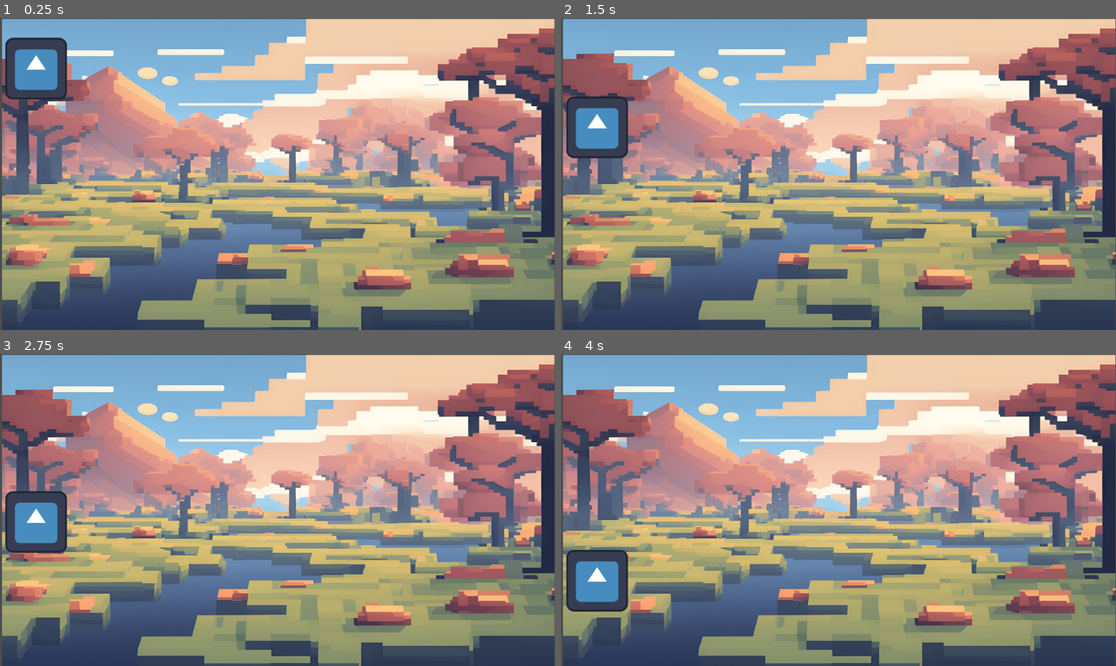
Above: before the commit, frames 1-4 (two rows, left to right).
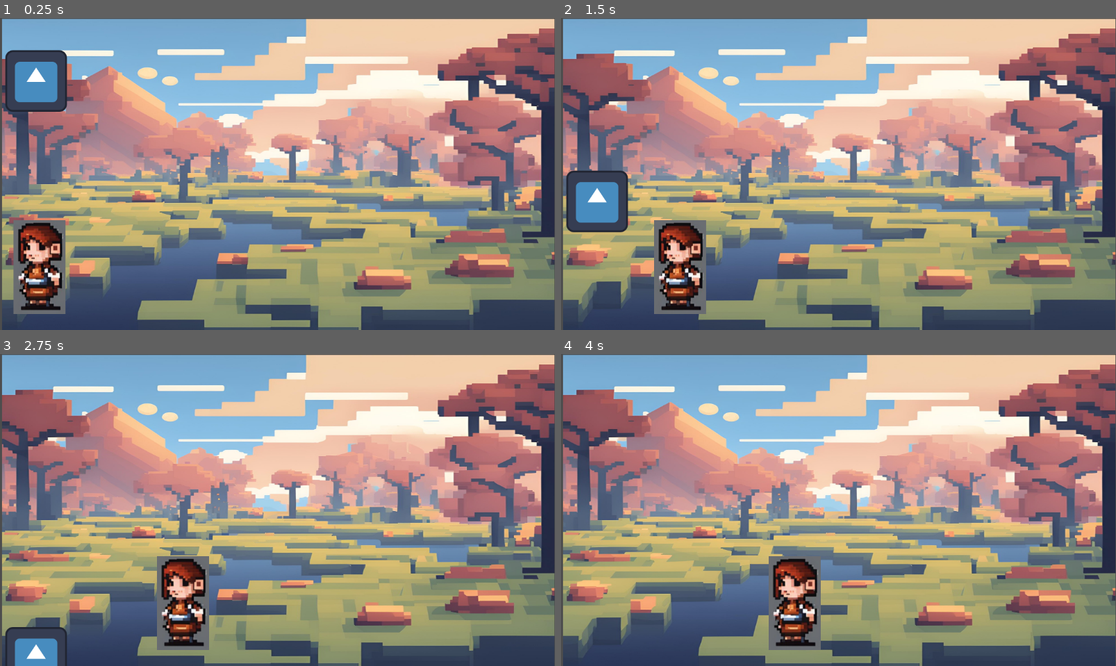
Above: after the commit, the same moments.

Repository: Kendzeyyyy/Godot-project
Game: Godot game, scene res://main.tscn
The game is run twice, just before and just after one commit, with the same random seed, the same clock (stepped at 60 frames per second) and the same inputs. The engine's default icon, where the game draws it, is replaced by a stand-in: a white triangle on a blue panel in a dark square.
Inputs:
- Up to frame 1 (0.25 s): no input
- Up to frame 2 (1.5 s): hold Right (ui_right) 0.53-1.28 s; hold Left (ui_left) from 1.28 s (still down)
- Up to frame 3 (2.75 s): release Left (ui_left) at 2.03 s; hold Right (ui_right) from 2.03 s (still down)
- Up to frame 4 (4 s): release Right (ui_right) at 3.53 s; hold Left (ui_left) from 3.53 s (still down)

The runs differ from the first frame. In frame 1, 4.2% of the frame differs, in the area x 0-13%, y 6-95%; in frame 2, 7.0%, in the area x 0-27%, y 25-95%; in frame 3, 5.9%; in frame 4, 4.9%.
Error before the commit: Parse Error: Unexpected "Identifier" in class body. (res://Main.gd:5)

Commit message:
Upgraded collision

Diff:
--- a/amazing-ai-godot-project/Obstacle.gd
+++ b/amazing-ai-godot-project/Obstacle.gd
@@ -1,9 +1,18 @@
-extends Node2D
+extends CharacterBody2D
 
-var speed = 200
+@export var speed: float = 200.0  # Speed of the falling obstacle
 
-func _process(delta):
-	position.y += speed * delta
+func _process(delta: float) -> void:
+	# Move the obstacle downwards
+	var velocity2 = Vector2(0, speed * delta)
 
+	# Move and detect collisions
+	var collision = move_and_collide(velocity2)
+
+	# Log if a collision occurs
+	if collision:
+		print("Obstacle collided with: ", collision.get_collider())
+
+	# Free the obstacle if it goes off-screen (optional)
 	if position.y > get_viewport_rect().size.y:
-		queue_free()  # Delete the obstacle when it goes off screen
+		queue_free()
--- a/amazing-ai-godot-project/main.tscn
+++ b/amazing-ai-godot-project/main.tscn
@@ -1,26 +1,45 @@
-[gd_scene load_steps=5 format=3 uid="uid://ccwikhpxf6k0y"]
+[gd_scene load_steps=8 format=3 uid="uid://ccwikhpxf6k0y"]
 
-[ext_resource type="Script" path="res://Main.gd" id="1_0gt6p"]
 [ext_resource type="Texture2D" uid="uid://00cpw442qx20" path="res://godot_background.png" id="1_20i36"]
 [ext_resource type="Texture2D" uid="uid://cbtf6m76dj5d" path="res://icon.svg" id="1_fwicu"]
+[ext_resource type="Texture2D" uid="uid://dnrvfsb55t75p" path="res://GodotPlayer.png" id="2_3d4xk"]
 [ext_resource type="Script" path="res://Obstacle.gd" id="2_p1hja"]
+[ext_resource type="Script" path="res://player.gd" id="3_rr481"]
+
+[sub_resource type="RectangleShape2D" id="RectangleShape2D_hm0tb"]
+size = Vector2(100.5, 186.5)
+
+[sub_resource type="RectangleShape2D" id="RectangleShape2D_letb1"]
+size = Vector2(91, 99)
 
 [node name="Main" type="Node2D"]
-script = ExtResource("1_0gt6p")
 
 [node name="Background" type="Sprite2D" parent="."]
 position = Vector2(577.375, 326)
 scale = Vector2(0.864544, 0.487208)
 texture = ExtResource("1_20i36")
 
-[node name="Obstacle" type="Sprite2D" parent="Background"]
-position = Vector2(-581.087, -502.865)
-scale = Vector2(1.15668, 2.05251)
-texture = ExtResource("1_fwicu")
+[node name="Player" type="CharacterBody2D" parent="."]
+position = Vector2(82, 518)
+scale = Vector2(1, 1)
+script = ExtResource("3_rr481")
+
+[node name="PLayer" type="Sprite2D" parent="Player"]
+texture = ExtResource("2_3d4xk")
+
+[node name="CollisionShape2D" type="CollisionShape2D" parent="Player"]
+position = Vector2(0.749977, -1.25)
+shape = SubResource("RectangleShape2D_hm0tb")
+
+[node name="Obstacle2" type="CharacterBody2D" parent="."]
+position = Vector2(75, 81)
+scale = Vector2(1, 1)
 script = ExtResource("2_p1hja")
 
-[node name="CollisionShape2D" type="CollisionShape2D" parent="Background"]
-position = Vector2(-1002.12, -209.356)
-scale = Vector2(1.15668, 2.05251)
+[node name="Obstacle" type="Sprite2D" parent="Obstacle2"]
+texture = ExtResource("1_fwicu")
 
-[node name="RigidBody2D" type="RigidBody2D" parent="Background/CollisionShape2D"]
+[node name="CollisionShape2D" type="CollisionShape2D" parent="Obstacle2"]
+position = Vector2(-0.500031, -0.500015)
+scale = Vector2(1, 1)
+shape = SubResource("RectangleShape2D_letb1")
--- a/amazing-ai-godot-project/player.gd
+++ b/amazing-ai-godot-project/player.gd
@@ -1,14 +1,30 @@
-extends Node2D
+extends CharacterBody2D
 
-var speed = 300
+@export var speed: float = 300.0  # Speed of the player
 
-func _process(delta):
+func _process(delta: float) -> void:
 	var direction = Vector2.ZERO
 
+	# Movement: left and right using arrow keys or A/D keys
 	if Input.is_action_pressed("ui_left"):
 		direction.x -= 1
 	if Input.is_action_pressed("ui_right"):
 		direction.x += 1
 
-	position += direction * speed * delta
-	position.x = clamp(position.x, 0, get_viewport_rect().size.x)  # Keep the player on screen
+	# Normalize the direction to prevent diagonal speed boost
+	if direction != Vector2.ZERO:
+		direction = direction.normalized()
+
+	# Calculate the velocity
+	var velocity2 = direction * speed * delta
+
+	# Move the player and detect collisions
+	var collision = move_and_collide(velocity2)
+
+	# Log if a collision occurs
+	if collision:
+		print("Player collided with: ", collision.get_collider())
+
+	# Clamp the player within screen bounds
+	var screen_size = get_viewport_rect().size
+	position.x = clamp(position.x, 0, screen_size.x)
Binary file added: amazing-ai-godot-project/GodotPlayer.png
Not shown, added: amazing-ai-godot-project/GodotPlayer.png.import
